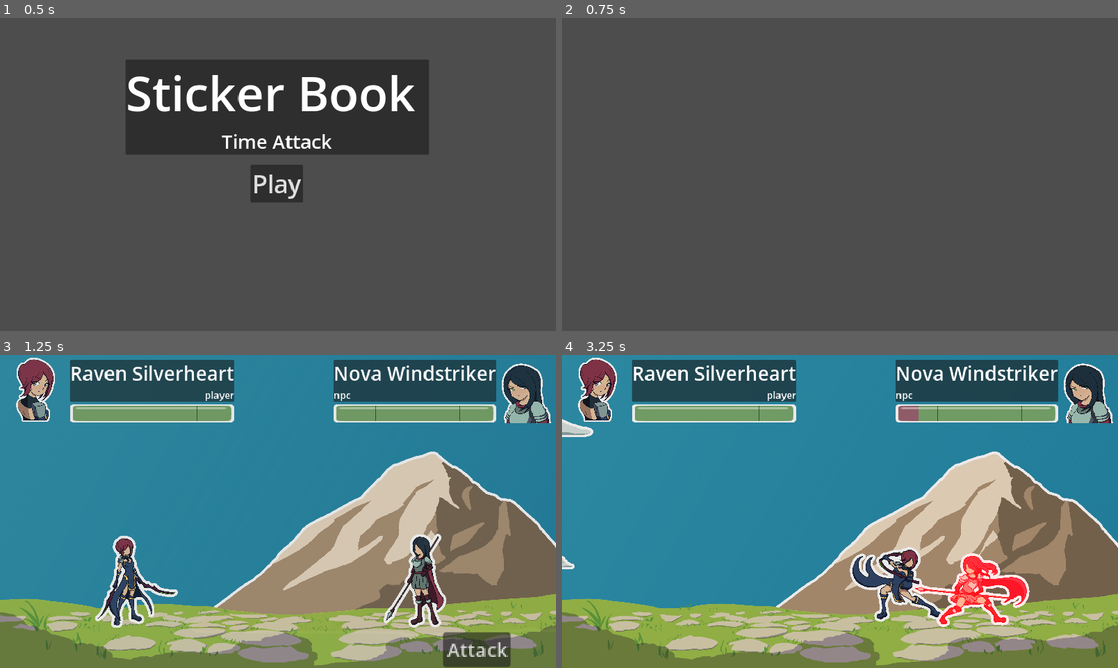
Above: before the commit, frames 1-4 (two rows, left to right).
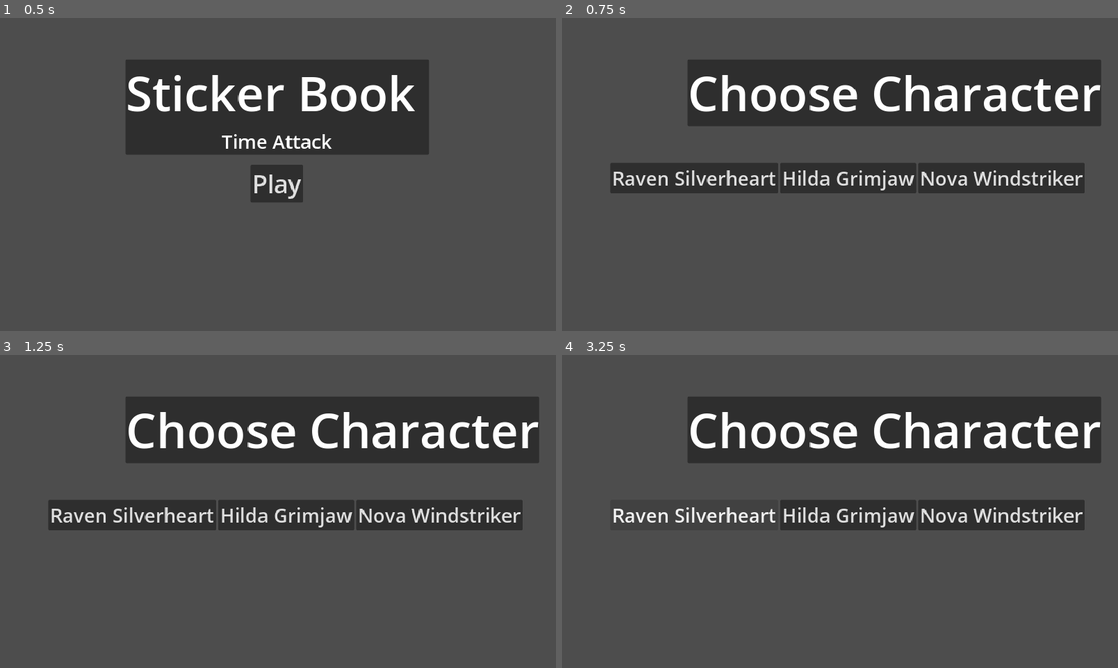
Above: after the commit, the same moments.

Repository: MajorZiploc/sticker_book_moments
Game: Godot game, scene res://title_scene.tscn
Two runs of this game, one before a commit and one after it. Both use one fixed random seed, a clock stepped at 60 frames per second and the inputs below.
Inputs (mouse positions are in pixels of both pictures, inside the frame that each line leads up to):
- Up to frame 1 (0.5 s): no input
- Up to frame 2 (0.75 s): click "Play" at 0.5 s
- Up to frame 3 (1.25 s): no input
- Up to frame 4 (3.25 s): tap Enter (ui_accept) at 1.25, 1.52, 3.02 s; move the mouse to (962, 495) at 1.27 s; hold D (right) 1.28-2 s; hold F 1.28-2 s; click (962, 495) at 1.42 s; click (1040, 649) at 2 s, where only the run before the commit has a clickable "Attack"; move the mouse to (728, 527) at 2.77 s; hold S (down) from 2.78 s (still down); tap Space at 2.85 s

Frame 1 is identical in both runs. In frame 2, 23% of the frame differs, in the area x 8-97%, y 13-56%; in frame 3, 99%; in frame 4, 100%, in the area x 0-100%, y 0-100%.

Commit message:
+choose_char scene;+ButtonMedium

Diff:
--- /dev/null
+++ b/choose_char.gd
@@ -0,0 +1,21 @@
+extends Node2D
+
+@onready var ui: Control = $ui_root/ui;
+
+func _ready():
+  create_char_choices();
+
+func on_char_selected(key: CombatUnitData.Type):
+  SceneSwitcher.change_scene("res://lvls/battle_scene.tscn", {"player_combat_unit_data_type": key})
+
+func create_char_choices():
+  var box = BoxContainer.new();
+  box.position = Vector2(100, 300);
+  for key in CombatUnitData.entries.keys():
+    var entry = CombatUnitData.entries[key];
+    var button = Button.new();
+    button.theme_type_variation = &"ButtonMedium";
+    button.focus_entered.connect(func(): on_char_selected(key));
+    button.text = entry.name;
+    box.add_child(button);
+    ui.add_child(box);
--- /dev/null
+++ b/choose_char.tscn
@@ -0,0 +1,65 @@
+[gd_scene load_steps=6 format=3 uid="uid://dsdv4cuy1tvrv"]
+
+[ext_resource type="Script" path="res://choose_char.gd" id="1_7bg8u"]
+[ext_resource type="Script" path="res://addons/phantom_camera/scripts/phantom_camera_host/phantom_camera_host.gd" id="1_q6alr"]
+[ext_resource type="Script" path="res://addons/phantom_camera/scripts/phantom_camera/phantom_camera_2d.gd" id="2_0cxgn"]
+[ext_resource type="Script" path="res://addons/phantom_camera/scripts/resources/tween_resource.gd" id="3_88pxu"]
+
+[sub_resource type="Resource" id="Resource_t1hkt"]
+script = ExtResource("3_88pxu")
+duration = 1.0
+transition = 0
+ease = 2
+
+[node name="choose_char" type="Node2D"]
+script = ExtResource("1_7bg8u")
+
+[node name="ui_root" type="CanvasLayer" parent="."]
+
+[node name="ui" type="Control" parent="ui_root"]
+layout_mode = 3
+anchors_preset = 15
+anchor_right = 1.0
+anchor_bottom = 1.0
+grow_horizontal = 2
+grow_vertical = 2
+
+[node name="title_card" type="Control" parent="ui_root/ui"]
+layout_mode = 1
+anchors_preset = 8
+anchor_left = 0.5
+anchor_top = 0.5
+anchor_right = 0.5
+anchor_bottom = 0.5
+offset_left = -316.0
+offset_top = -238.0
+offset_right = -276.0
+offset_bottom = -198.0
+grow_horizontal = 2
+grow_vertical = 2
+
+[node name="panel" type="PanelContainer" parent="ui_root/ui/title_card"]
+layout_mode = 0
+offset_right = 629.0
+offset_bottom = 137.0
+
+[node name="vbox" type="VBoxContainer" parent="ui_root/ui/title_card/panel"]
+layout_mode = 2
+
+[node name="title" type="Label" parent="ui_root/ui/title_card/panel/vbox"]
+layout_mode = 2
+theme_type_variation = &"HeaderXLarge"
+text = "Choose Character"
+
+[node name="Camera2D" type="Camera2D" parent="."]
+position = Vector2(830, 361)
+zoom = Vector2(0.5, 0.5)
+
+[node name="PhantomCameraHost" type="Node" parent="Camera2D"]
+script = ExtResource("1_q6alr")
+
+[node name="cam" type="Node2D" parent="."]
+position = Vector2(830, 361)
+script = ExtResource("2_0cxgn")
+zoom = Vector2(0.5, 0.5)
+tween_resource = SubResource("Resource_t1hkt")
--- a/lvls/battle_scene.gd
+++ b/lvls/battle_scene.gd
@@ -121,7 +121,8 @@
   ui_tween.tween_property(ui, "modulate:a", 1, ui_tween_time).set_trans(Tween.TRANS_EXPO);
   npc_turn_ui.modulate.a = 0;
   _init_bg();
-  player.unit_data = CombatUnitData.entries[CombatUnitData.Type.DUAL_HYBRID];
+  var player_combat_unit_data_type = SceneSwitcher.get_param("player_combat_unit_data_type");
+  player.unit_data = CombatUnitData.entries[player_combat_unit_data_type];
   npc.unit_data = CombatUnitData.entries[CombatUnitData.Type.SPEARWOMAN];
   player.char.update_sprite_texture(player.unit_data.sprite_path);
   npc.char.update_sprite_texture(npc.unit_data.sprite_path);
--- a/our_theme.tres
+++ b/our_theme.tres
@@ -7,6 +7,8 @@
 Button/font_sizes/font_size = 20
 ButtonLarge/base_type = &"Button"
 ButtonLarge/font_sizes/font_size = 70
+ButtonMedium/base_type = &"Button"
+ButtonMedium/font_sizes/font_size = 40
 CheckButton/font_sizes/font_size = 20
 HeaderLarge/font_sizes/font_size = 70
 HeaderMedium/font_sizes/font_size = 40
--- a/title_scene.gd
+++ b/title_scene.gd
@@ -2,4 +2,4 @@
 class_name TitleScene
 
 func _on_play_btn_button_up():
-  SceneSwitcher.change_scene("res://lvls/battle_scene.tscn", {})
+  SceneSwitcher.change_scene("res://choose_char.tscn", {})
